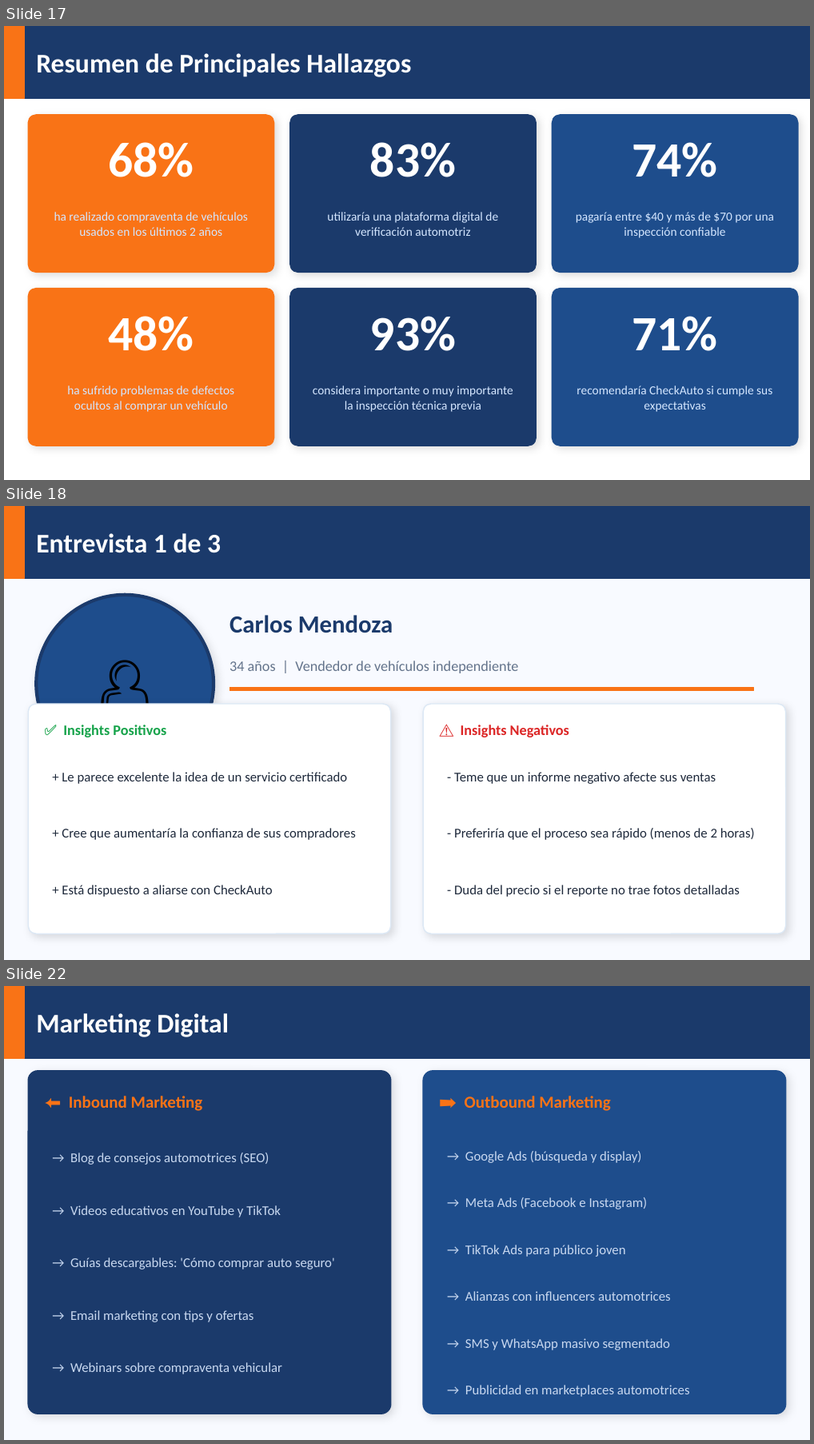
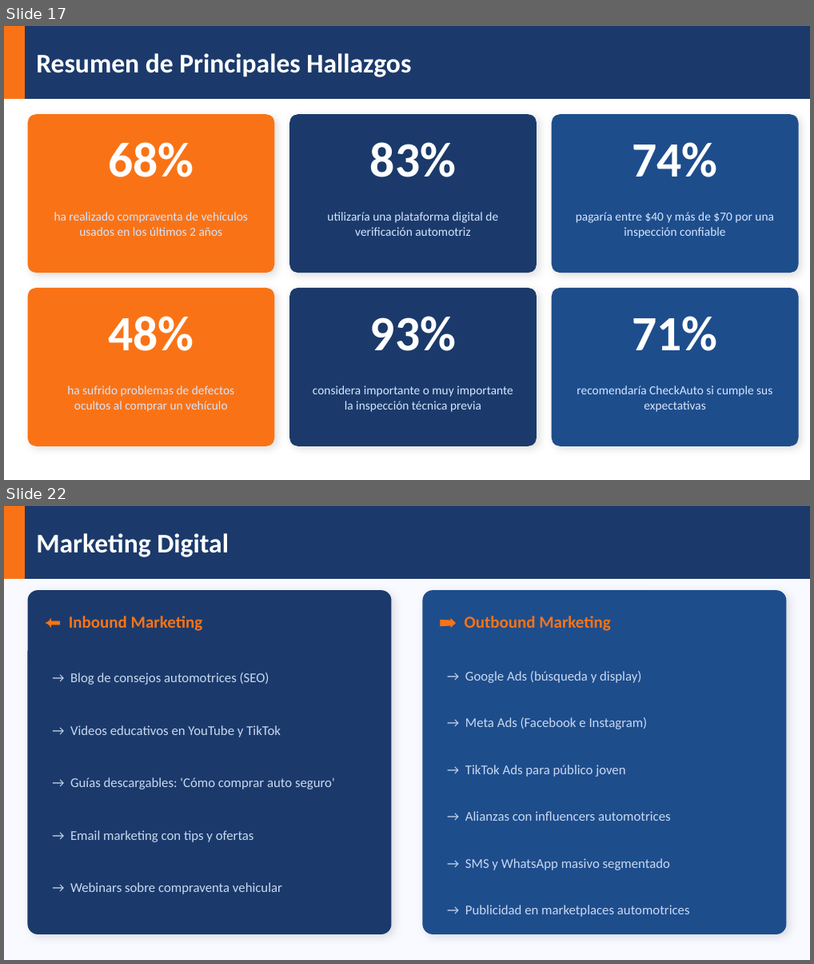
Before and after one commit to jhonnBoza/pptcheckauto, a slide deck: CheckAuto_Presentacion.pptx. Shown one above the other, each under a label of ours: slides 17, 18 and 22 before the commit, slides 17 and 22 after it; the slides between them are not shown. The pictures are 814x1444 and 814x964 pixels, drawn with LibreOffice and Linux fonts; fonts in the diff are those of the drawing. Boxes give left, top, right and bottom in pixels: in the first picture for what was removed or moved away, otherwise in the second. Text is boxed around its words. In the diff, an @@ line names an element or a change of style, - is before the commit and + after.

```diff
--- a/CheckAuto_Presentacion.pptx
+++ b/CheckAuto_Presentacion.pptx
@@ slide 18 removed at bbox=[4, 506, 810, 960], background #F8FAFF @@
@@ rectangle removed at bbox=[4, 506, 810, 579] @@
@@ rectangle removed at bbox=[4, 506, 24, 579] @@
@@ text removed at bbox=[36, 533, 221, 553] @@
-Entrevista 1 de 3
@@ ellipse removed at bbox=[36, 595, 214, 772] @@
@@ text removed at bbox=[36, 595, 214, 772] @@
-👤
@@ text removed at bbox=[230, 615, 394, 633] @@
-Carlos Mendoza
@@ text removed at bbox=[230, 660, 518, 673] @@
-34 años | Vendedor de vehículos independiente
@@ rectangle removed at bbox=[230, 688, 754, 691] @@
@@ rounded rectangle removed at bbox=[28, 704, 391, 933] @@
@@ rounded rectangle removed at bbox=[423, 704, 786, 933] @@
@@ text removed at bbox=[63, 724, 166, 737] @@
-✅ Insights Positivos
@@ text removed at bbox=[461, 724, 570, 737] @@
-⚠️ Insights Negativos
@@ text removed at bbox=[62, 772, 347, 784] @@
-+ Le parece excelente la idea de un servicio certificado
@@ text removed at bbox=[454, 772, 716, 784] @@
-- Teme que un informe negativo afecte sus ventas
@@ text removed at bbox=[62, 828, 356, 840] @@
-+ Cree que aumentaría la confianza de sus compradores
@@ text removed at bbox=[454, 828, 755, 840] @@
-- Preferiría que el proceso sea rápido (menos de 2 horas)
@@ text removed at bbox=[62, 884, 273, 896] @@
-+ Está dispuesto a aliarse con CheckAuto
@@ text removed at bbox=[454, 884, 740, 896] @@
-- Duda del precio si el reporte no trae fotos detalladas
```
Also in this commit, not shown: 1 slide changed, 3 slides added, 2 other slides removed.
